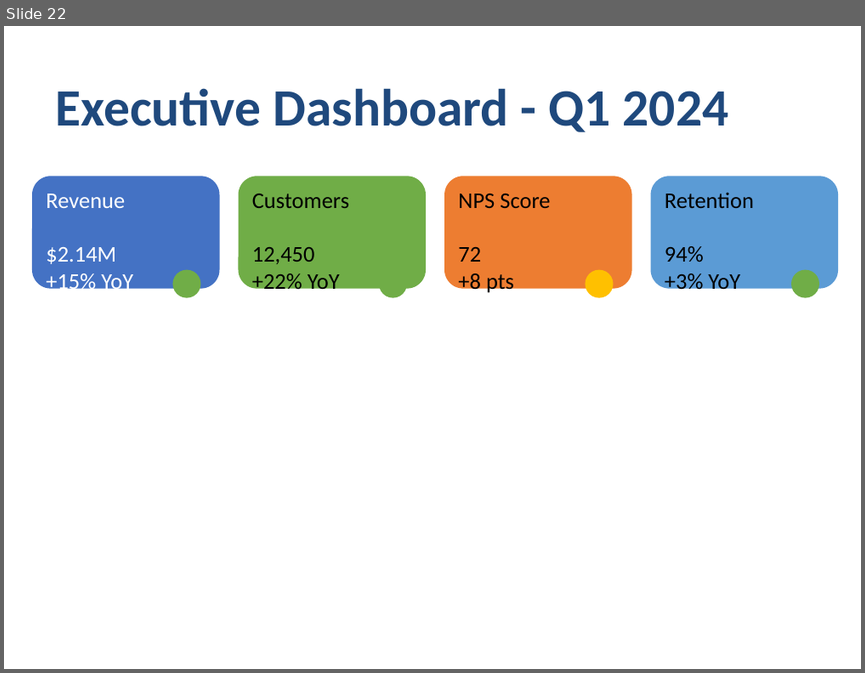
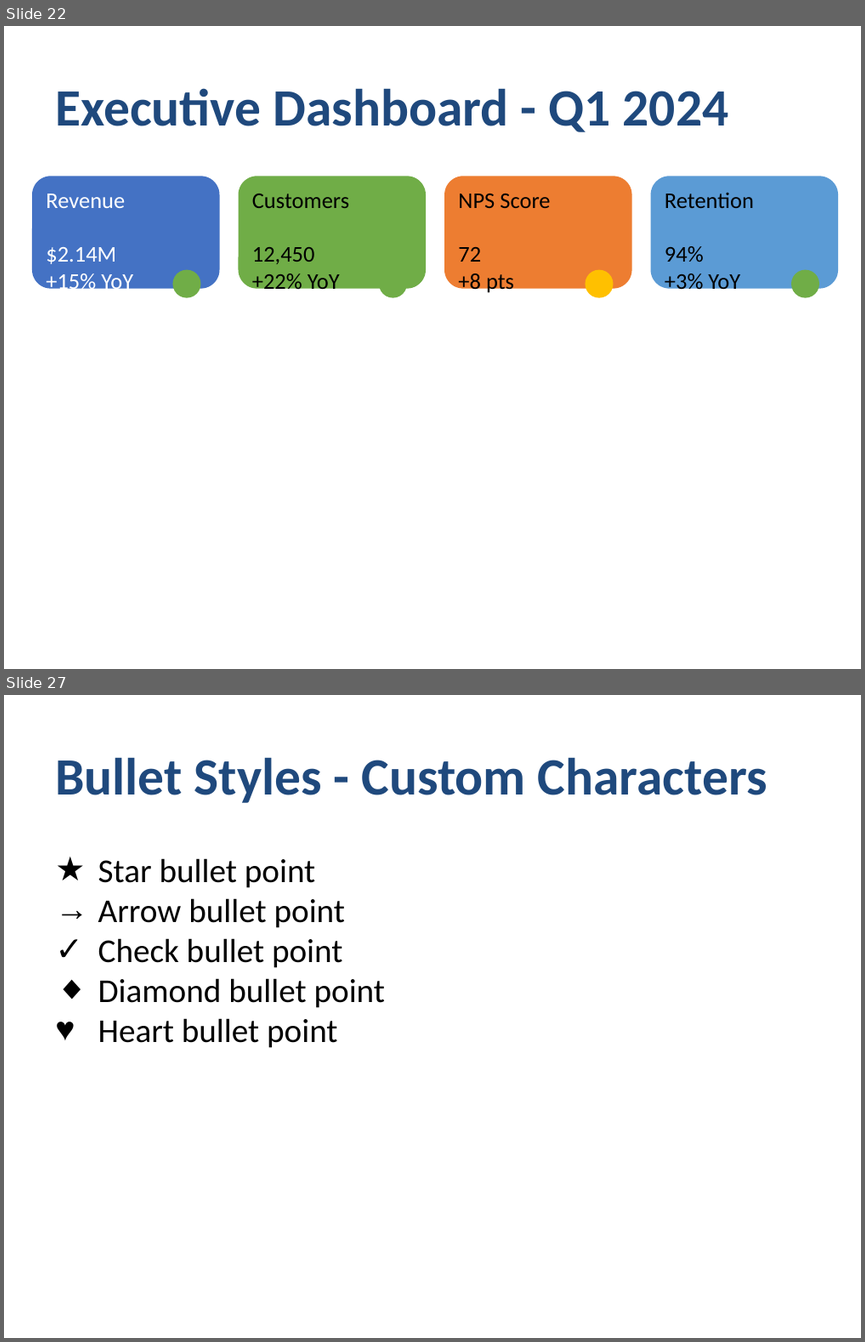
Before and after one commit to yingkitw/ppt-rs, a slide deck: comprehensive_demo.pptx. Shown one above the other, each under a label of ours: slide 22 before the commit, slides 22 and 27 after it; the slides between them are not shown. The pictures are 865x673 and 865x1342 pixels, drawn with LibreOffice and Linux fonts; fonts in the diff are those of the drawing. Boxes give left, top, right and bottom in pixels: in the first picture for what was removed or moved away, otherwise in the second. Text is boxed around its words. In the diff, an @@ line names an element or a change of style, - is before the commit and + after.

Commit message:
Enhance README and TODO with new template and theme features; update demo with bullet styles and image handling
- Added sections for presentation templates and themes in README.md, showcasing usage examples for business proposals, status reports, and various themes.
- Expanded TODO.md to reflect the completion of the template system and layout helpers.
- Updated comprehensive_demo.rs to demonstrate new bullet styles (numbered, lettered, roman, custom) and image loading from base64 and bytes.
- Introduced new image handling capabilities in the generator, allowing images to be created from various sources.

```diff
--- a/comprehensive_demo.pptx
+++ b/comprehensive_demo.pptx
@@ slide 27 added at bbox=[4, 695, 861, 1338], background #FFFFFF @@
@@ text added at bbox=[55, 757, 767, 803], 44 pt, text #1F497D, bold @@
+Bullet Styles - Custom Characters
@@ text added at bbox=[98, 858, 385, 1048], 28 pt, text #000000 @@
+★ Star bullet point
+→ Arrow bullet point
+✓ Check bullet point
+◆ Diamond bullet point
+♥ Heart bullet point
```
Also in this commit, not shown: 5 slides changed, 10 other slides added, 32 other files.
